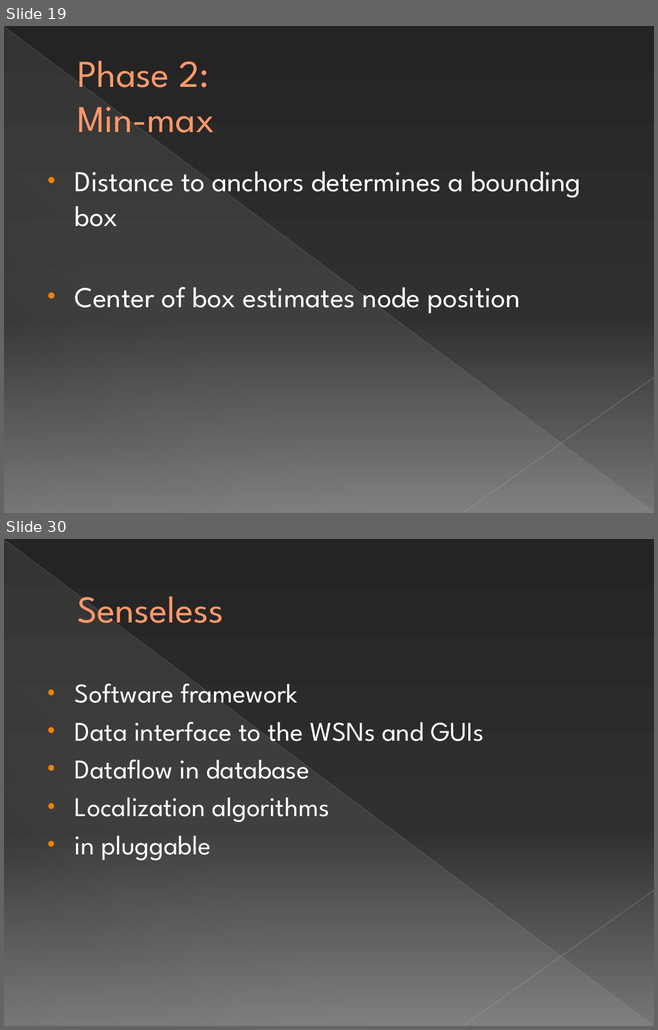
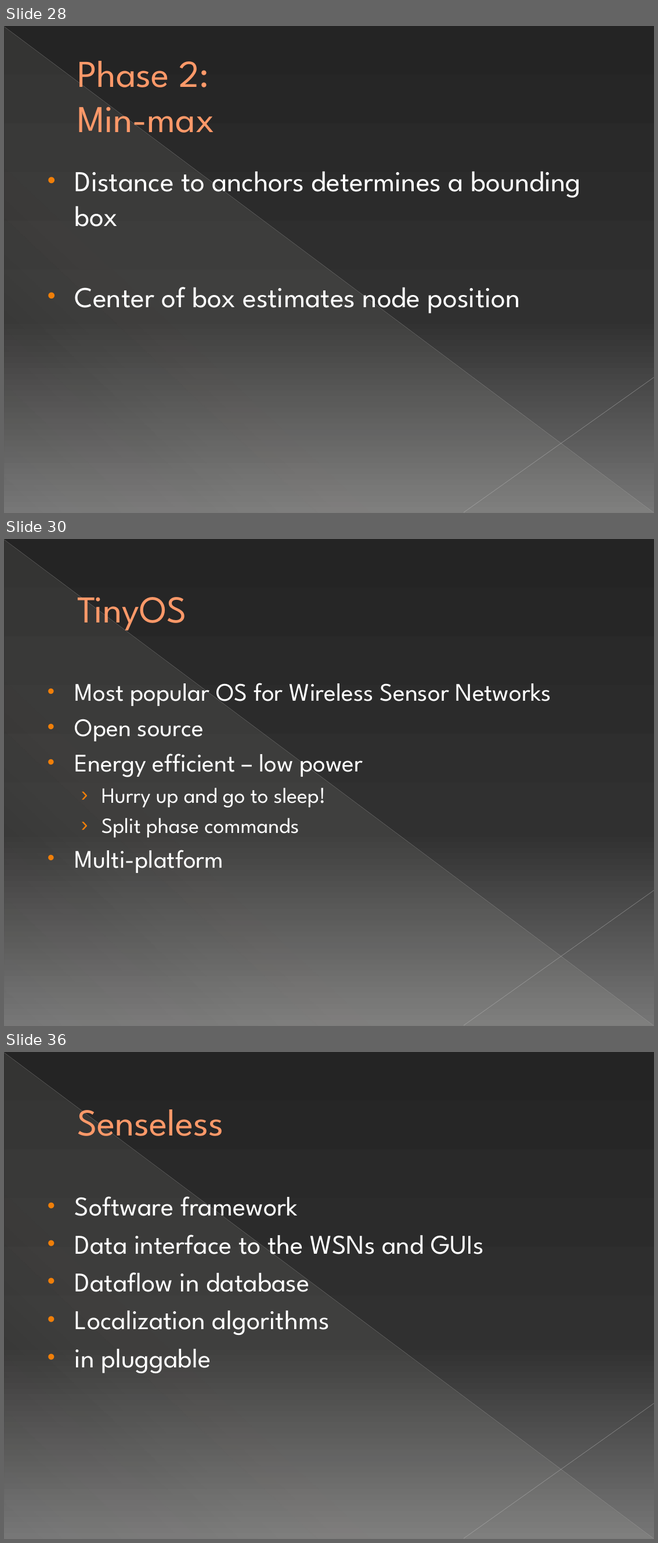
Before and after one commit to michelecorrea3/wsnlocalizationscala, a slide deck: Resources/WSN localization with Senseless framework.pptx. Shown one above the other, each under a label of ours: slides 19 and 30 before the commit, slides 28, 30 and 36 after it; the slides between them are not shown. The pictures are 658x1030 and 658x1543 pixels, drawn with LibreOffice and Linux fonts; fonts in the diff are those of the drawing. Boxes give left, top, right and bottom in pixels: in the first picture for what was removed or moved away, otherwise in the second. Text is boxed around its words. In the diff, an @@ line names an element or a change of style, - is before the commit and + after.

```diff
--- a/Resources/WSN localization with Senseless framework.pptx
+++ b/Resources/WSN localization with Senseless framework.pptx
@@ slide 30 added at bbox=[4, 539, 654, 1026], background gradient #242424 to #303030 to #767676; not listed: 3 template elements that a slide beside it also shows @@
@@ title added at bbox=[77, 594, 186, 634], 42 pt, text #FF9B6A @@
+TinyOS
@@ text added at bbox=[75, 683, 551, 873], 28 pt, text #FFFFFF @@
+• Most popular OS for Wireless Sensor Networks
+• Open source
+• Energy efficient – low power
+  › Hurry up and go to sleep!
+  › Split phase commands
+• Multi-platform
@@ what was slide 19 is now slide 28 @@
@@ what was slide 30 is now slide 36 @@
```
Also in this commit, not shown: 3 slides changed, 15 other slides added, 10 slides removed.
